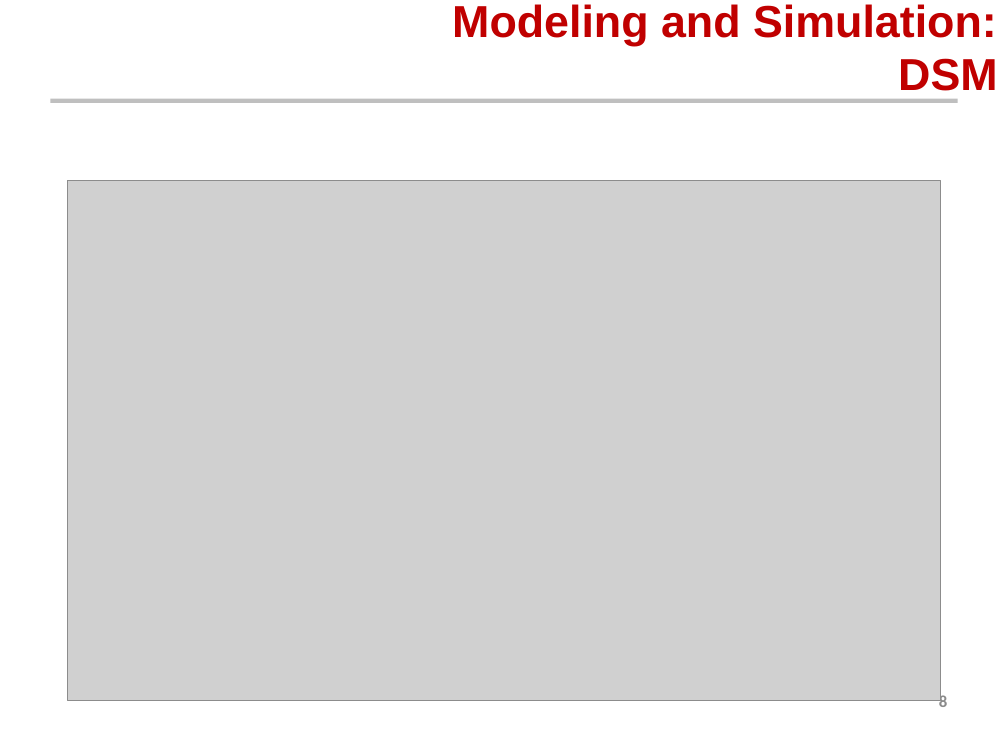
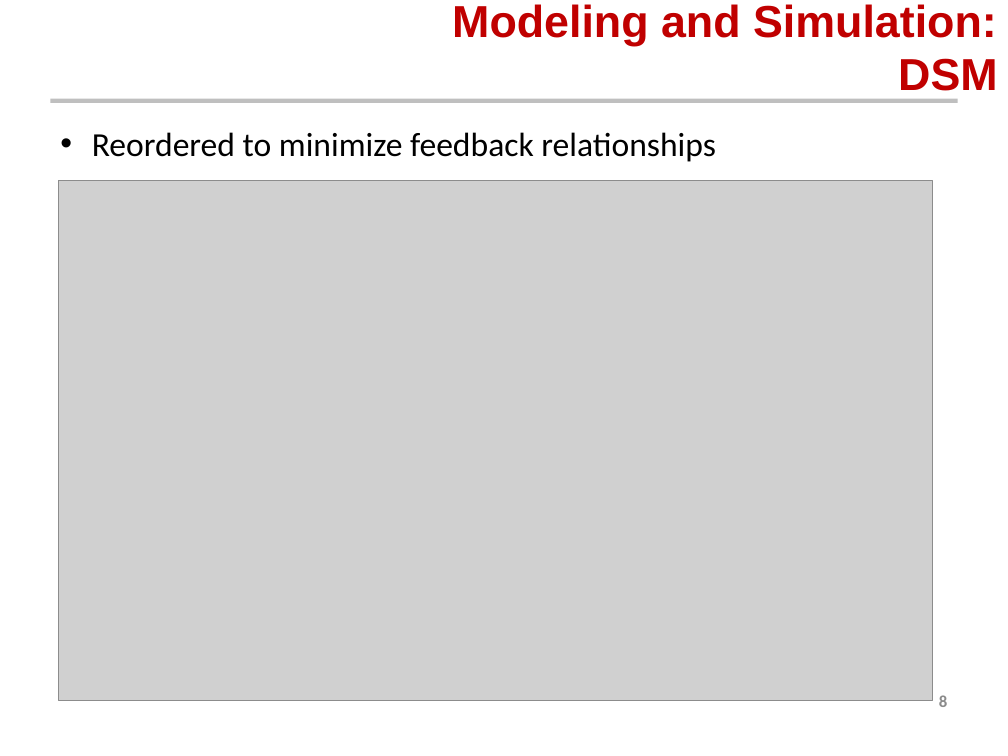
Before and after one commit to AeroSigma/Mars2040, a slide deck: slide 8 of MSDO/Assignment5/Mars 2040 Optimization Presentation.pptx. Drawn at 1008x756 pixels with LibreOffice and Linux fonts; fonts in the diff are those of the drawing; grey boxes stand for pictures; background and template pictures are left out. Boxes give left, top, right and bottom in pixels: in the first picture for what was removed or moved away, otherwise in the second. Text is boxed around its words. In the diff, an @@ line names an element or a change of style, - is before the commit and + after.

```diff
--- a/MSDO/Assignment5/Mars 2040 Optimization Presentation.pptx
+++ b/MSDO/Assignment5/Mars 2040 Optimization Presentation.pptx
@@ text added at (92, 132, 716, 162), 24 pt, text #000000 @@
+• Reordered to minimize feedback relationships
@@ picture: place and size @@
-picture at (68, 180, 941, 701)
+picture at (58, 180, 932, 701)
```
Also in this commit, not shown: 2 other slides changed, 2 other files.
